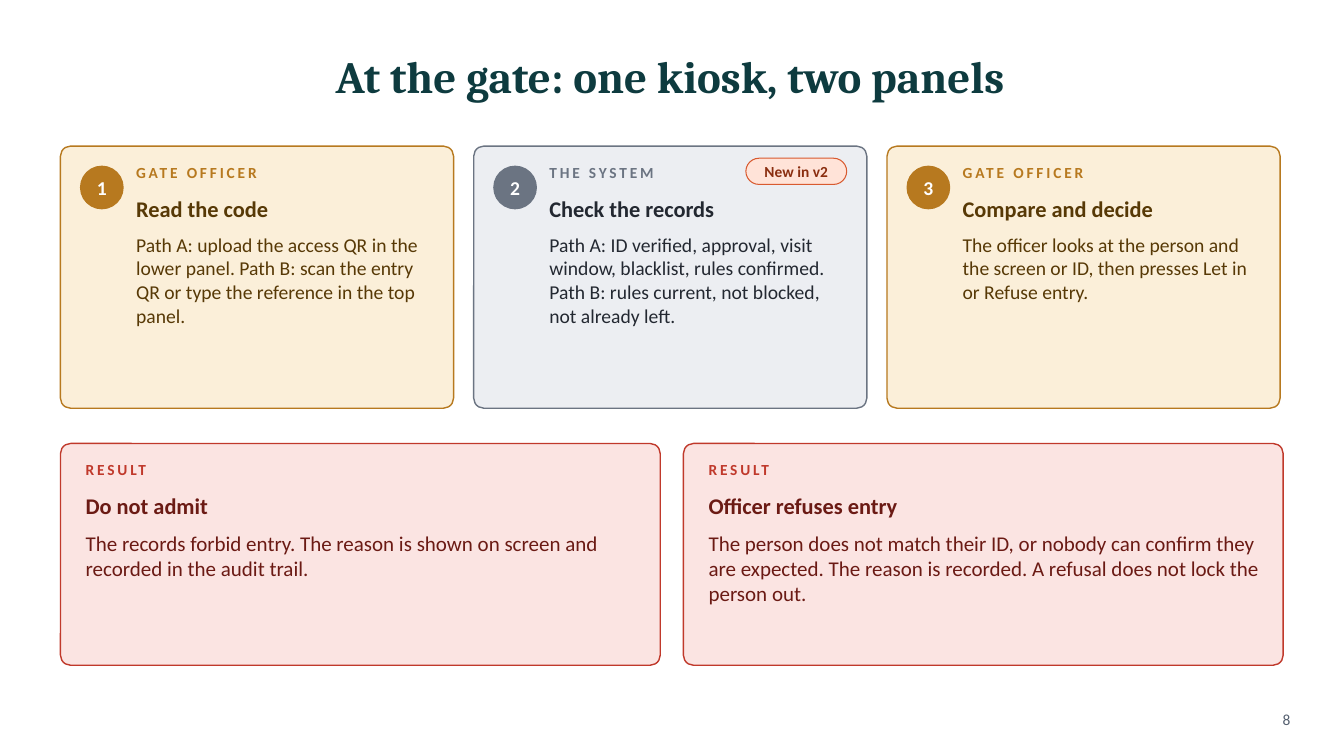
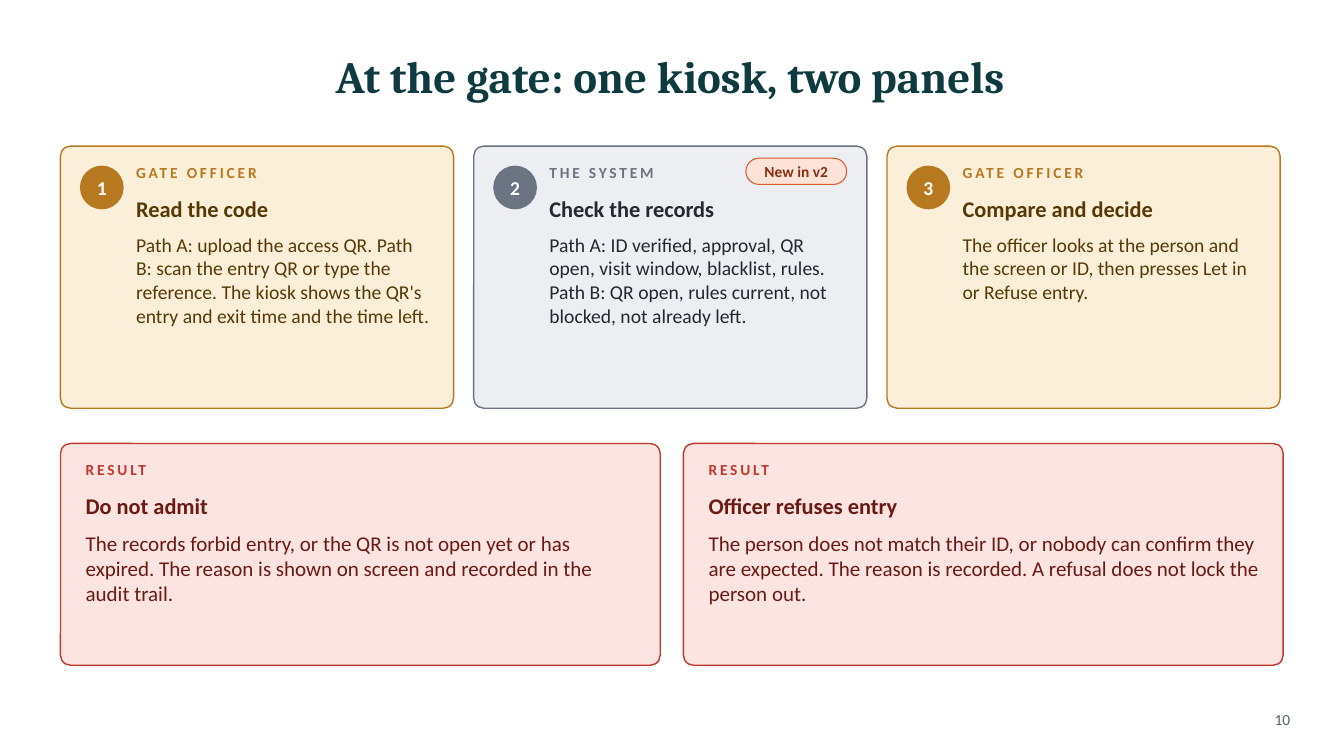
Before and after one commit to Sharon-dt3/vlaardingen_contractor_access, a slide deck: slide 10 of v2/docs/Site-Access-V2-Deck.pptx (slide 8 before the commit). Drawn at 1344x756 pixels with LibreOffice and Linux fonts; fonts in the diff are those of the drawing. Boxes give left, top, right and bottom in pixels: in the first picture for what was removed or moved away, otherwise in the second. Text is boxed around its words. In the diff, an @@ line names an element or a change of style, - is before the commit and + after.

```diff
--- a/v2/docs/Site-Access-V2-Deck.pptx
+++ b/v2/docs/Site-Access-V2-Deck.pptx
@@ text at [136, 238, 429, 326]: text changed @@
-Path A: upload the access QR in the lower panel. Path B: scan the entry QR or type the reference in the top panel.
+Path A: upload the access QR. Path B: scan the entry QR or type the reference. The kiosk shows the QR's entry and exit time and the time left.
@@ text at [549, 238, 827, 326]: text changed @@
-Path A: ID verified, approval, visit window, blacklist, rules confirmed. Path B: rules current, not blocked, not already left.
+Path A: ID verified, approval, QR open, visit window, blacklist, rules. Path B: QR open, rules current, not blocked, not already left.
@@ text at [86, 536, 591, 601]: text changed @@
-The records forbid entry. The reason is shown on screen and recorded in the audit trail.
+The records forbid entry, or the QR is not open yet or has expired. The reason is shown on screen and recorded in the audit trail.
@@ page number at [1275, 715, 1291, 725]: text changed @@
-8
+10
```
Also in this commit, not shown: 5 other slides changed, 3 slides added, 10 other files.
